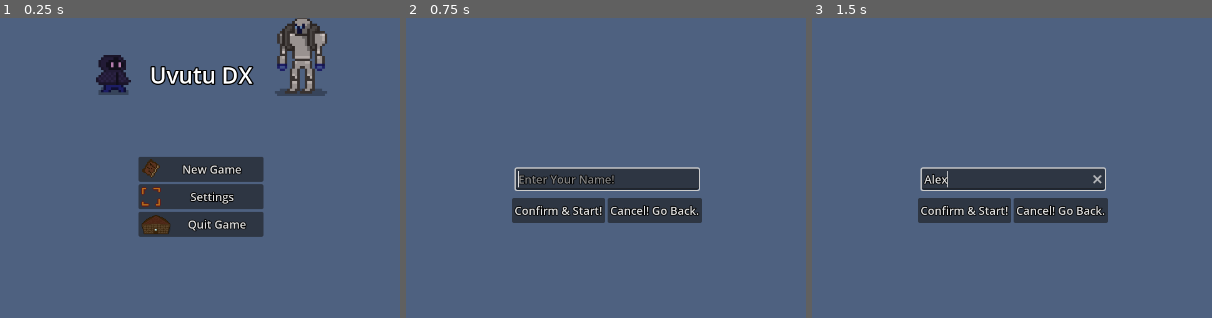
Above: before the commit, frames 1-3 (left to right).
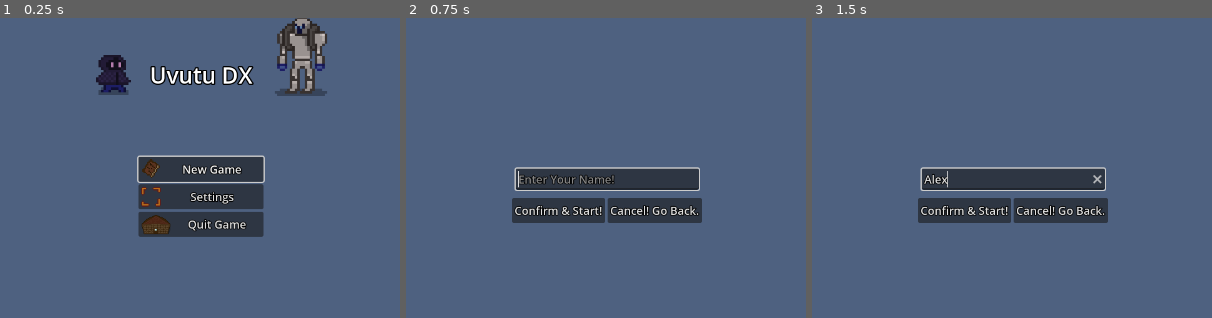
Above: after the commit, the same moments.

Repository: 123outerme/Shards-of-Grandeur
Game: Godot game, scene res://GameScenes/MainMenu.tscn
Two runs of this game, one before a commit and one after it. Both use one fixed random seed, a clock stepped at 60 frames per second and the inputs below.
Inputs (mouse positions are % of the whole screen's width and height, from its top left):
- Up to frame 1 (0.25 s): no input
- Up to frame 2 (0.75 s): click "New Game" at 0.5 s
- Up to frame 3 (1.5 s): click (50, 46) at 1.27 s; type "Alex" at 1.35 s
The pictures show only the part of the screen within x 25-75%, y 19-69%; the shares and areas given below are measured in that part.

The runs differ from the first frame. In frame 1, 0.4% of the frame differs, in the area x 34-67%, y 45-55%; in frame 2, nothing differs; in frame 3, nothing differs.
Error before the commit: Parse Error: Could not parse global class "AllCommands" from "res://Scripts/Battle/BattleScene/AllCommands.gd". (res://Scripts/Battle/BattleScene/BattleUI.gd:1…

Commit message:
Improved focus flow between text box and menus

Diff:
--- a/Prefabs/Entities/Player.tscn
+++ b/Prefabs/Entities/Player.tscn
@@ -128,12 +128,6 @@
 [node name="InventoryPanelNode" parent="UI" instance=ExtResource("6_w56l3")]
 visible = false
 position = Vector2(-640, -480)
-selectedFilter = null
-inBattle = null
-summoning = null
-lockFilters = null
-inShop = null
-showPlayerInventory = null
 showItemUsePanel = true
 
 [node name="QuestsPanelNode" parent="UI" instance=ExtResource("5_q3a5u")]
--- a/Scripts/Battle/BattleScene/AllCommands.gd
+++ b/Scripts/Battle/BattleScene/AllCommands.gd
@@ -6,7 +6,7 @@
 var commandingMinion: bool = false
 
 @onready var commandLabel: RichTextLabel = get_node("CommandLabel")
-@orneady var movesBtn: Button = get_node("MovesButton")
+@onready var movesBtn: Button = get_node("MovesButton")
 @onready var backToPlayerCmdBtn: Button = get_node("BackToPlayerButton")
 @onready var escapeButton: Button = get_node("EscapeButton")
 
--- a/Scripts/Menus/InventoryPanel/InventoryMenu.gd
+++ b/Scripts/Menus/InventoryPanel/InventoryMenu.gd
@@ -20,7 +20,6 @@
 @export var showItemUsePanel: bool = false
 @export var equipContextStats: Stats = null
 
-@onready var scrollContainer: ScrollContainer = get_node("InventoryPanel/Panel/ScrollContainer")
 @onready var vboxViewport = get_node("InventoryPanel/Panel/ScrollContainer/VBoxContainer")
 @onready var inventoryTitle: RichTextLabel = get_node("InventoryPanel/Panel/InventoryTitle")
 @onready var goldCount: RichTextLabel = get_node("InventoryPanel/Panel/GoldCountGroup/GoldCount")
@@ -49,7 +48,7 @@
 		get_display_inventory()
 		check_filters()
 		load_inventory_panel()
-		scrollContainer.grab_focus()
+		initial_focus.call_deferred()
 	else:
 		itemDetailsPanel.visible = false
 		itemUsePanel.visible = false
@@ -61,6 +60,30 @@
 			lockFilters = false
 			selectedFilter = Item.Type.ALL
 		equipContextStats = null
+		back_pressed.emit()
+
+func initial_focus():
+	if not healingFilterBtn.disabled:
+		healingFilterBtn.grab_focus()
+		return
+
+	if not shardFilterBtn.disabled:
+		shardFilterBtn.grab_focus()
+		return
+
+	if not weaponFilterBtn.disabled:
+		weaponFilterBtn.grab_focus()
+		return
+
+	if not armorFilterBtn.disabled:
+		armorFilterBtn.grab_focus()
+		return
+
+	if not keyItemFilterBtn.disabled:
+		keyItemFilterBtn.grab_focus()
+		return
+
+	backButton.grab_focus()
 
 func get_display_inventory():
 	currentInventory = PlayerResources.inventory
@@ -71,7 +94,6 @@
 			otherInventory = PlayerResources.inventory
 		else:
 			otherInventory = shopInventory
-
 
 func load_inventory_panel():
 	get_display_inventory()
@@ -95,6 +117,7 @@
 		else:
 			inventoryTitle.text = '[center]Your Inventory[/center]'
 
+	var setFocus: bool = false
 	var invSlotPanel = load("res://Prefabs/UI/Inventory/InventorySlotPanel.tscn")
 	for slot in currentInventory.get_sorted_slots():
 		if selectedFilter == Item.Type.ALL or selectedFilter == slot.item.itemType:
--- a/Scripts/Menus/MainMenu.gd
+++ b/Scripts/Menus/MainMenu.gd
@@ -17,6 +17,7 @@
 	newGameConfirmPanel.visible = false
 	playerNamePanel.visible = false
 	resumeGameButton.visible = SaveHandler.save_file_exists()
+	set_initial_main_menu_focus()
 
 func set_initial_main_menu_focus():
 	if resumeGameButton.visible:
--- a/Scripts/Menus/PauseMenu/PauseMenu.gd
+++ b/Scripts/Menus/PauseMenu/PauseMenu.gd
@@ -26,6 +26,7 @@
 	isPaused = false
 	visible = false
 	SceneLoader.unpause_autonomous_movers()
+	PlayerFinder.player.textBox.refocus_choice(PlayerFinder.player.pickedChoice)
 
 func _on_save_quit_button_pressed():
 	SaveHandler.save_data()
--- a/Scripts/Menus/QuestsPanel/QuestsPanel.gd
+++ b/Scripts/Menus/QuestsPanel/QuestsPanel.gd
@@ -25,7 +25,6 @@
 @onready var readyToTurnInButton: Button = get_node("QuestsPanel/Panel/HBoxContainer/ReadyToTurnInButton")
 @onready var completedButton: Button = get_node("QuestsPanel/Panel/HBoxContainer/CompletedButton")
 @onready var notCompletedButton: Button = get_node("QuestsPanel/Panel/HBoxContainer/NotCompletedButton")
-@onready var scrollContainer: ScrollContainer = get_node("QuestsPanel/Panel/ScrollContainer")
 @onready var vboxViewport: VBoxContainer = get_node("QuestsPanel/Panel/ScrollContainer/VBoxContainer")
 @onready var backButton: Button = get_node("QuestsPanel/Panel/BackButton")
 @onready var questDetailsPanel: QuestDetailsPanel = get_node("QuestDetailsPanel")
@@ -39,10 +38,25 @@
 	visible = not visible
 	if visible:
 		load_quests_panel()
-		scrollContainer.grab_focus()
+		initial_focus.call_deferred()
 	else:
 		questDetailsPanel.hide_panel()
+		back_pressed.emit()
 
+func initial_focus():
+	if not inProgressButton.disabled:
+		inProgressButton.grab_focus()
+		return
+
+	if not readyToTurnInButton.disabled:
+		readyToTurnInButton.grab_focus()
+		return
+
+	if not completedButton.disabled:
+		completedButton.grab_focus()
+		return
+
+	backButton.grab_focus()
 
 func load_quests_panel():
 	PlayerResources.questInventory.update_collect_quests() # update collect quests
@@ -56,9 +70,10 @@
 	for panel in get_tree().get_nodes_in_group("QuestSlotPanel"):
 		panel.queue_free()
 
+	var setFocus: bool = false
 	var questSlotPanel = load("res://Prefabs/UI/Quests/QuestSlotPanel.tscn")
 	for questTracker in PlayerResources.questInventory.quests:
-		if selectedFilter == QuestTracker.Status.ALL or selectedFilter == questTracker.get_current_status():
+		if selectedFilter == QuestTracker.Status.ALL or selectedFilter == questTracker.get_current_status() or (selectedFilter == QuestTracker.Status.INCOMPLETE and questTracker.get_current_status() != QuestTracker.Status.COMPLETED):
 			var instantiatedPanel: QuestSlotPanel = questSlotPanel.instantiate()
 			instantiatedPanel.questTracker = questTracker
 			instantiatedPanel.turnInName = turnInTargetName
@@ -131,7 +146,6 @@
 
 func _on_back_button_pressed():
 	toggle()
-	back_pressed.emit()
 
 func _on_quest_details_back_button_pressed():
 	backButton.disabled = false
--- a/Scripts/Menus/StatsPanel/StatsPanel.gd
+++ b/Scripts/Menus/StatsPanel/StatsPanel.gd
@@ -37,7 +37,9 @@
 	visible = not visible
 	if visible:
 		load_stats_panel()
-		backButton.grab_focus()
+		backButton.call_deferred('grab_focus')
+	else:
+		back_pressed.emit()
 
 func load_stats_panel():
 	if stats == null:
--- a/Scripts/Player/PlayerController.gd
+++ b/Scripts/Player/PlayerController.gd
@@ -36,6 +36,8 @@
 			cam.toggle_cutscene_paused_shade()
 		else:
 			pausePanel.toggle_pause()
+			if not pausePanel.isPaused:
+				textBox.refocus_choice(pickedChoice)
 
 	if event.is_action_pressed("game_stats") and not inCutscene and not pausePanel.isPaused:
 		statsPanel.stats = PlayerResources.playerInfo.stats
@@ -43,12 +45,10 @@
 		statsPanel.toggle()
 		if statsPanel.visible:
 			SceneLoader.pause_autonomous_movers()
-		else:
-			SceneLoader.unpause_autonomous_movers()
 		if inventoryPanel.visible:
 			inventoryPanel.toggle()
 		if questsPanel.visible:
-			questsPanel.toggle
+			questsPanel.toggle()
 		#npcTalkBtns.visible = (not statsPanel.visible) and PlayerResources.playerInfo.talkBtnsVisible
 
 	if (event.is_action_pressed("game_interact") or event.is_action_pressed("game_decline")) \
@@ -65,9 +65,8 @@
 		inventoryPanel.toggle()
 		if inventoryPanel.visible:
 			SceneLoader.pause_autonomous_movers()
-		else:
-			SceneLoader.unpause_autonomous_movers()
-		statsPanel.visible = false
+		if statsPanel.visible:
+			statsPanel.toggle()
 		if questsPanel.visible:
 			questsPanel.toggle()
 		#npcTalkBtns.visible = (not inventoryPanel.visible) and PlayerResources.playerInfo.talkBtnsVisible
@@ -78,9 +77,8 @@
 		questsPanel.toggle()
 		if questsPanel.visible:
 			SceneLoader.pause_autonomous_movers()
-		else:
-			SceneLoader.unpause_autonomous_movers()
-		statsPanel.visible = false
+		if statsPanel.visible:
+			statsPanel.toggle()
 		if inventoryPanel.visible:
 			inventoryPanel.toggle()
 		#npcTalkBtns.visible = (not questsPanel.visible) and PlayerResources.playerInfo.talkBtnsVisible
@@ -279,11 +277,14 @@
 	inventoryPanel.showPlayerInventory = false
 	inventoryPanel.shopInventory = talkNPC.inventory
 	disableMovement = true
+	textBox.visible = false
+	get_viewport().gui_release_focus()
 	inventoryPanel.toggle()
 	#npcTalkBtns.visible = false
 
 func _on_turn_in_button_pressed():
 	questsPanel.turnInTargetName = talkNPC.saveName
+	get_viewport().gui_release_focus()
 	questsPanel.toggle()
 	disableMovement = true
 	#npcTalkBtns.visible = false
@@ -291,14 +292,16 @@
 func _on_inventory_panel_node_back_pressed():
 	#npcTalkBtns.visible = PlayerResources.playerInfo.talkBtnsVisible
 	SceneLoader.unpause_autonomous_movers()
+	textBox.visible = true
+	textBox.refocus_choice(pickedChoice)
 	if pickedChoice != null and pickedChoice.opensShop:
-		textBox.refocus_choice(pickedChoice)
 		pickedChoice = null
 
 func _on_quests_panel_node_back_pressed():
 	#npcTalkBtns.visible = PlayerResources.playerInfo.talkBtnsVisible
 	SceneLoader.unpause_autonomous_movers()
 
+	textBox.refocus_choice(pickedChoice)
 	if pickedChoice != null and pickedChoice.turnsInQuest != '':
 		var questName = pickedChoice.turnsInQuest.split('#')[0]
 		var stepName = pickedChoice.turnsInQuest.split('#')[1]
@@ -308,7 +311,6 @@
 				if pickedChoice.leadsTo != null:
 					talkNPC.add_dialogue_entry_in_dialogue(pickedChoice.leadsTo)
 				advance_dialogue()
-		textBox.refocus_choice(pickedChoice)
 		pickedChoice = null
 
 func _on_stats_panel_node_attempt_equip_weapon_to(stats: Stats):
@@ -332,6 +334,7 @@
 	statsPanel.levelUp = false
 	#npcTalkBtns.visible = PlayerResources.playerInfo.talkBtnsVisible
 	SceneLoader.unpause_autonomous_movers()
+	textBox.refocus_choice(pickedChoice)
 
 func _on_quests_panel_node_turn_in_step_to(saveName):
 	if saveName == talkNPC.saveName:
--- a/Scripts/Player/TextBox.gd
+++ b/Scripts/Player/TextBox.gd
@@ -98,7 +98,6 @@
 func _select_choice(idx: int):
 	#print(dialogueItem.choices[idx].leadsTo.entryId, ' what is going on')
 	PlayerFinder.player.select_choice(dialogueItem.choices[idx])
-	delete_choices()
 
 func hide_textbox():
 	visible = false
